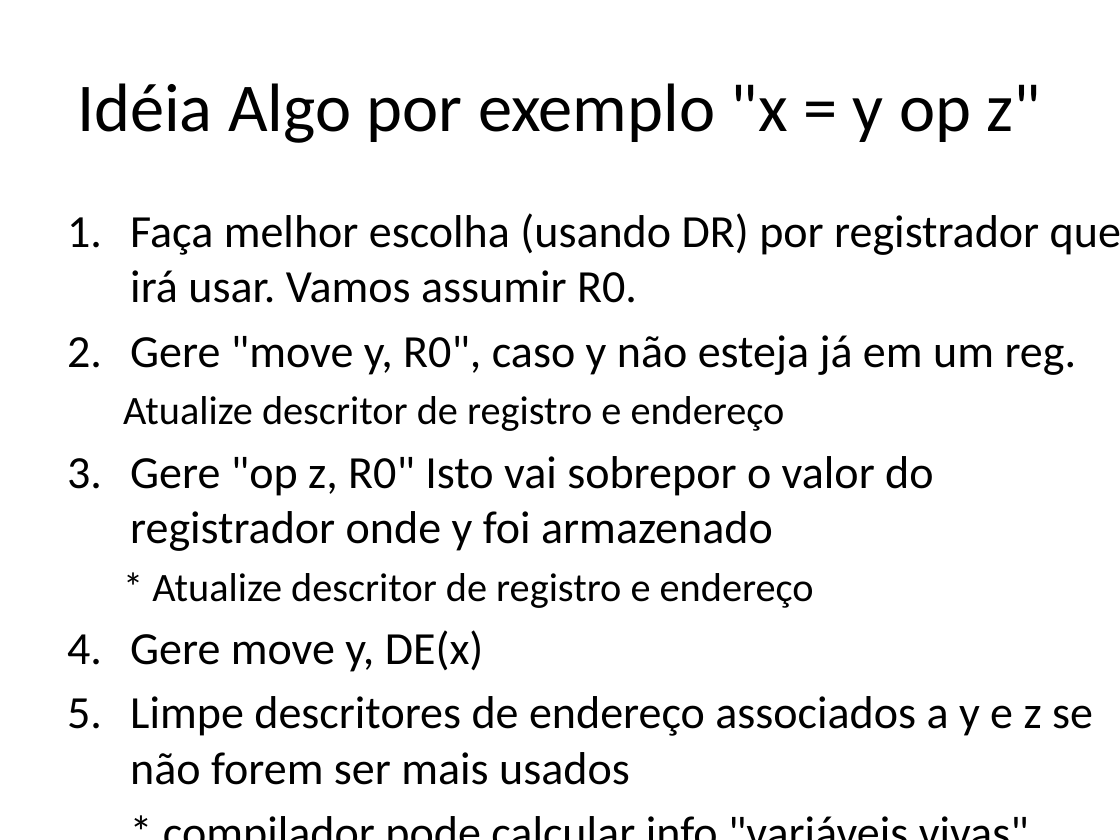
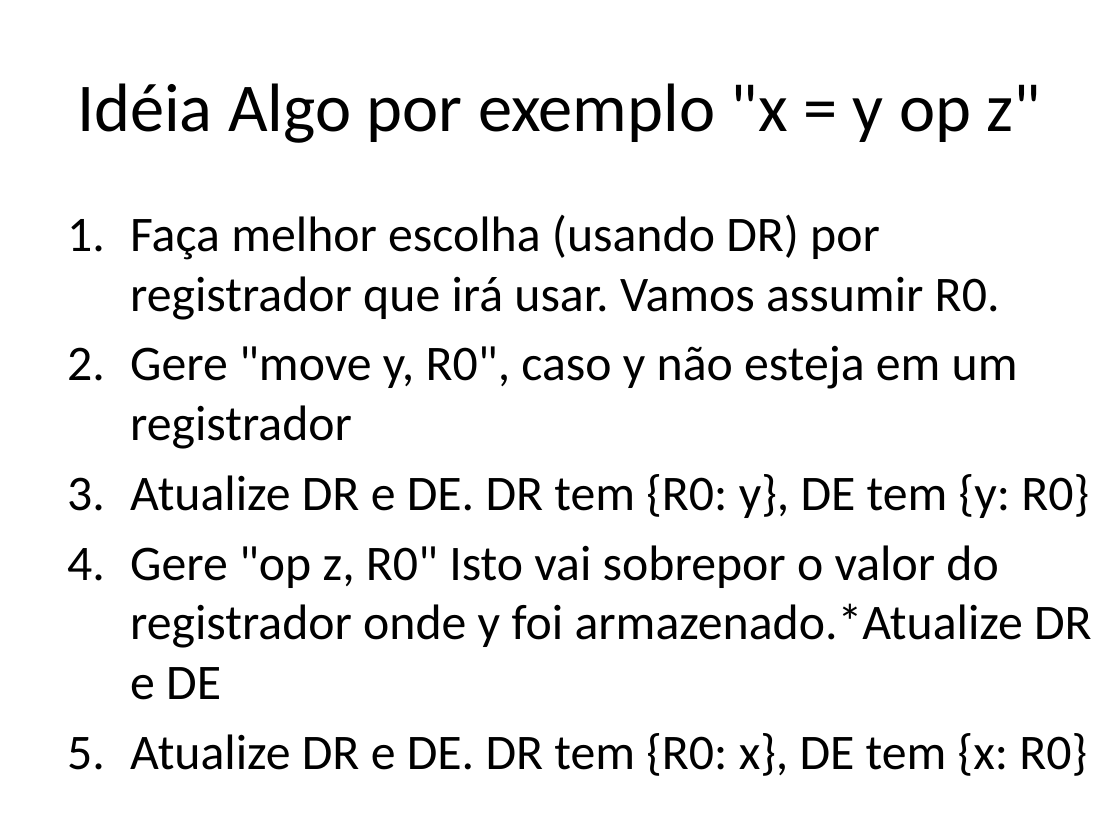
Before and after one commit to damorim/compilers-cin, a slide deck: slide 5 of slides-aulas/geracao-de-codigo.pptx. Drawn at 1120x840 pixels with LibreOffice and Linux fonts; fonts in the diff are those of the drawing. Boxes give left, top, right and bottom in pixels: in the first picture for what was removed or moved away, otherwise in the second. Text is boxed around its words. In the diff, an @@ line names an element or a change of style, - is before the commit and + after.

```diff
--- a/slides-aulas/geracao-de-codigo.pptx
+++ b/slides-aulas/geracao-de-codigo.pptx
@@ text at <box>130,214,1000,320</box>: size 29.6 to 32 pt in "Faça melhor escolha (usando DR) por registrador ..." @@
@@ text at <box>130,345,1092,776</box>: text changed; size 29.6 to 32 pt @@
-2. Gere "move y, R0", caso y não esteja já em um reg.
-  Atualize descritor de registro e endereço
-3. Gere "op z, R0" Isto vai sobrepor o valor do registrador onde y foi armazenado
-  * Atualize descritor de registro e endereço
-4. Gere move y, DE(x)
-5. Limpe descritores de endereço associados a y e z se não forem ser mais usados
-* compilador pode calcular info "variáveis vivas"
+2. Gere "move y, R0", caso y não esteja em um registrador
+3. Atualize DR e DE. DR tem {R0: y}, DE tem {y: R0}
+4. Gere "op z, R0" Isto vai sobrepor o valor do registrador onde y foi armazenado.*Atualize DR e DE
+5. Atualize DR e DE. DR tem {R0: x}, DE tem {x: R0}
```
Also in this commit, not shown: 1 slide removed.
